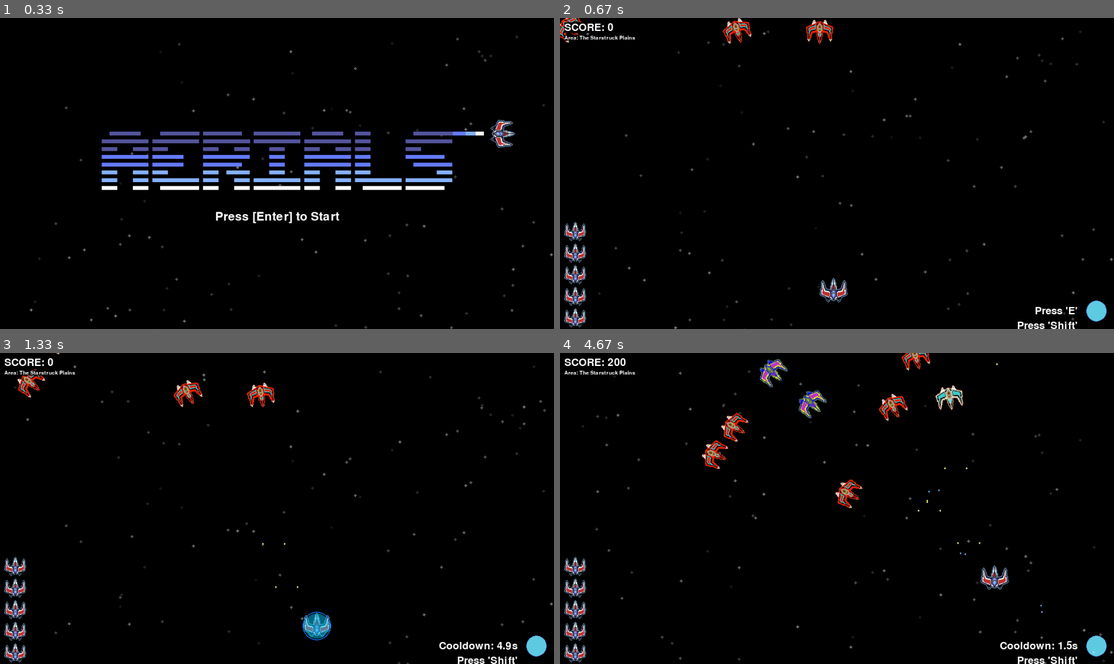
Above: before the commit, frames 1-4 (two rows, left to right).
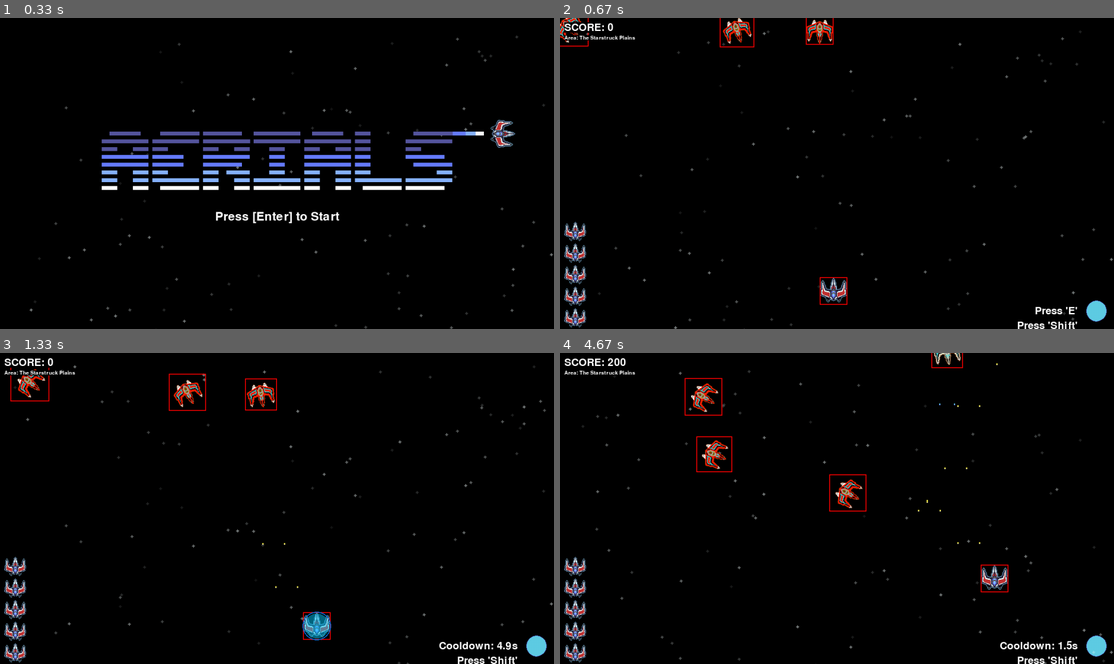
Above: after the commit, the same moments.

Repository: woelffer/gamedemo
Game: pygame game, started from pygamedemo.py
Same seed, same stepped clock (60 frames per second), same inputs: the game is played once before the commit and once after it.
Inputs:
- Up to frame 1 (0.33 s): no input
- Up to frame 2 (0.67 s): tap Enter at 0.33 s
- Up to frame 3 (1.33 s): tap Space at 0.67, 1.07 s; hold D from 1 s (still down); tap E at 1.15 s
- Up to frame 4 (4.67 s): tap Space at 1.37, 1.57, 1.9, 2.2, 2.4, 2.7, 2.97, 3.3, 3.6, 3.73, 4.13, 4.43 s; release D at 1.47 s; hold W 1.5-1.8 s; hold D 1.83-2.3 s; tap Shift at 1.98, 3.38 s; hold A 2.33-2.87 s; tap E at 2.48, 3.82 s; hold S 2.9-3.2 s; hold A 3.23-3.63 s; hold W 3.67-4.03 s; hold D from 4.07 s (still down)

Frame 1 is identical in both runs. In frame 2, 0.2% of the frame differs, in the area x 0-52%, y 0-93%; in frame 3, 0.4%; in frame 4, 2.2%, in the area x 22-88%, y 0-84%.

Commit message:
player hitbox draw added

Diff:
--- a/Player.py
+++ b/Player.py
@@ -238,6 +238,11 @@
             pygame.draw.line(screen, self.line_color, self.line_start_pos, self.line_end_pos, 2)
             self.draw_parallel_lines(screen, self.line_start_pos, self.line_end_pos, 5)  # 5 pixels offset for parallel lines
 
+
+    def draw_hitbox(self, screen):
+        rect = self.rect()
+        pygame.draw.rect(screen, (255, 0, 0), rect, 2)  # Red color, 2 pixels thick
+
     def draw_parallel_lines(self, screen, start_pos, end_pos, offset):
         # Calculate the direction of the primary line
         dx = end_pos[0] - start_pos[0]
--- a/pygamedemo.py
+++ b/pygamedemo.py
@@ -83,7 +83,7 @@
 stars = [Star.Star(star_img, screen_width, screen_height) for _ in range(num_stars)]
 
 #Variables for spawning enemies
-SPAWN_INTERVAL = 0.3 #Seconds between spawns
+SPAWN_INTERVAL = 0.8 #Seconds between spawns
 time_since_last_spawn = 0
 #seed = random.seed(10)
 #used for differeniating star images as they appear to share the same memory address so python can't interpret a new star image
@@ -291,7 +291,7 @@
 
     #Draw player and the line
     player_model.draw(screen)
-
+    player_model.draw_hitbox(screen)
     player_model.update_circle(dt)
     player_model.draw_circle(screen)
 
@@ -338,7 +338,7 @@
             enemy.move_towards_player(player_model, dt)
         enemy.update()
         enemy.draw(screen)
-        #enemy.draw_collision_rect(screen)
+        enemy.draw_collision_rect(screen)
 
     player_model.update(dt)
 
